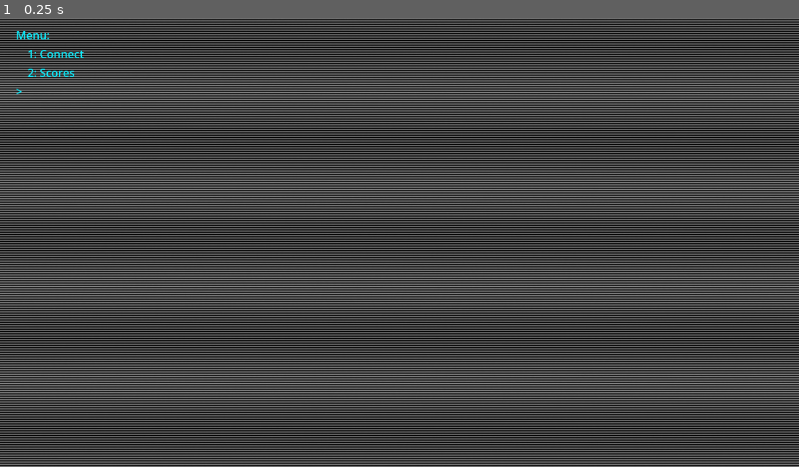
Above: before the commit, frame 1.
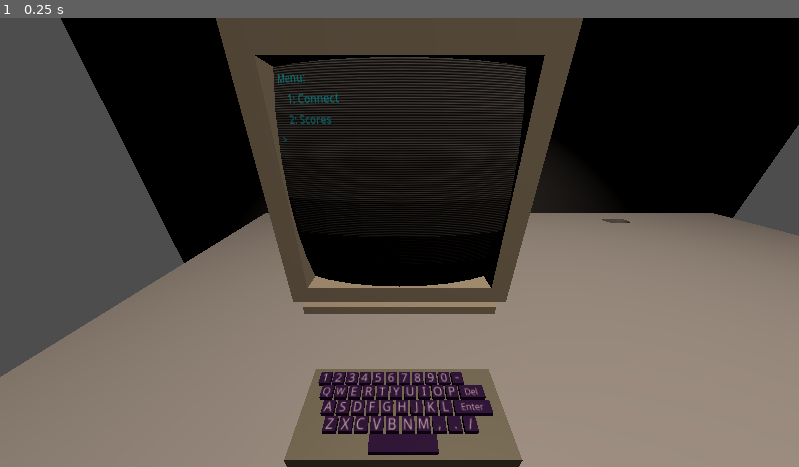
Above: after the commit, the same moment.

Repository: astnohk/LunarMouse3D
Game: Godot game, scene res://Levels/MainMenu/Menu3D.tscn
Same seed, same stepped clock (60 frames per second), same inputs: the game is played once before the commit and once after it. Before the commit the project starts from res://Menu.tscn.
Inputs:
- Up to frame 1 (0.25 s): no input

The runs differ from the first frame. In frame 1, 83% of the frame differs, in the area x 0-100%, y 0-100%.

Commit message:
Add Main Menu 3D.

Diff:
--- a/Menu.gd
+++ b/Levels/MainMenu/Menu.gd
@@ -4,14 +4,16 @@
 
 var lines = []
 var cursor_count: float = 0.0
+var input_buffer = ""
+
 
 # Called when the node enters the scene tree for the first time.
 func _ready():
 	new_line()
-	input_characters("Menu:\n")
-	input_characters("    1: Connect\n")
-	input_characters("    2: Scores\n")
-	input_characters("> ")
+	print_characters("Menu:\n")
+	print_characters("    1: Connect\n")
+	print_characters("    2: Scores\n")
+	print_characters("> ")
 
 # Called every frame. 'delta' is the elapsed time since the previous frame.
 func _process(delta):
@@ -25,9 +27,31 @@
 			else:
 				current_line.text += "_"
 
-func input_characters(string: String):
+func print_characters(string: String):
 	for i in range(len(string)):
 		_input_character(string[i])
+
+func input_character(character: String):
+	if character == "\n":
+		_execute(input_buffer)
+		# Reset `input_buffer`
+		input_buffer = ""
+	elif character == "\b":
+		input_buffer = input_buffer.substr(
+			0,
+			max(0, len(input_buffer) - 1))
+	else:
+		input_buffer += character
+	_input_character(character)
+
+func _execute(buffer: String):
+	for i in range(len(buffer)):
+		if buffer[i] == "1":
+			start_new_level()
+			break
+		elif buffer[i] == "2":
+			show_scores()
+			break
 
 func _input_character(character: String):
 	# Eliminate Cursor
@@ -62,11 +86,17 @@
 func _on_label_new_game_gui_input(event):
 	if event is InputEventMouseButton:
 		if event.pressed and event.button_index == MOUSE_BUTTON_LEFT:
-			# Start New Game
-			get_tree().change_scene_to_packed(next_scene)
+			start_new_level()
 
 func _on_label_scores_gui_input(event):
 	if event is InputEventMouseButton:
 		if event.pressed and event.button_index == MOUSE_BUTTON_LEFT:
 			# Show Scores
-			pass
+			show_scores()
+
+func start_new_level():
+	# Start New Game
+	get_tree().change_scene_to_packed(next_scene)
+
+func show_scores():
+	pass
--- a/Menu.tscn
+++ b/Levels/MainMenu/Menu.tscn
@@ -1,9 +1,9 @@
-[gd_scene load_steps=12 format=3 uid="uid://cdhomtkau3bme"]
+[gd_scene load_steps=10 format=3 uid="uid://cdhomtkau3bme"]
 
-[ext_resource type="Shader" path="res://Materials/S_MenuBackground.gdshader" id="1_60lxb"]
-[ext_resource type="Script" path="res://Menu.gd" id="1_xt257"]
-[ext_resource type="PackedScene" uid="uid://c4nf2lg2ejnsx" path="res://Levels/Level001.tscn" id="2_2svbg"]
-[ext_resource type="Script" path="res://MenuBackground.gd" id="2_lp8mt"]
+[ext_resource type="Script" path="res://Levels/MainMenu/Menu.gd" id="1_dgngp"]
+[ext_resource type="PackedScene" uid="uid://c4nf2lg2ejnsx" path="res://Levels/Level001.tscn" id="2_nubvb"]
+[ext_resource type="Shader" path="res://Materials/S_MenuBackground.gdshader" id="3_ls51f"]
+[ext_resource type="Script" path="res://Levels/MainMenu/MenuBackground.gd" id="4_x7ml1"]
 
 [sub_resource type="FastNoiseLite" id="FastNoiseLite_0wc13"]
 seed = 1
@@ -12,21 +12,12 @@
 [sub_resource type="NoiseTexture2D" id="NoiseTexture2D_hxhln"]
 noise = SubResource("FastNoiseLite_0wc13")
 
-[sub_resource type="FastNoiseLite" id="FastNoiseLite_vawpm"]
-seed = 13
-fractal_octaves = 6
-
-[sub_resource type="NoiseTexture2D" id="NoiseTexture2D_qrwhl"]
-noise = SubResource("FastNoiseLite_vawpm")
-
 [sub_resource type="ShaderMaterial" id="ShaderMaterial_i7tx3"]
-shader = ExtResource("1_60lxb")
+shader = ExtResource("3_ls51f")
 shader_parameter/offset = Vector2(0, 0)
 shader_parameter/noise_strength = 0.05
-shader_parameter/noise_lowfreq_strength = 0.05
 shader_parameter/brightness = 0.8
 shader_parameter/noise = SubResource("NoiseTexture2D_hxhln")
-shader_parameter/noise_lowfreq = SubResource("NoiseTexture2D_qrwhl")
 
 [sub_resource type="LabelSettings" id="LabelSettings_icwea"]
 font_size = 48
@@ -43,8 +34,8 @@
 anchor_bottom = 1.0
 grow_horizontal = 2
 grow_vertical = 2
-script = ExtResource("1_xt257")
-next_scene = ExtResource("2_2svbg")
+script = ExtResource("1_dgngp")
+next_scene = ExtResource("2_nubvb")
 
 [node name="Background" type="ColorRect" parent="."]
 material = SubResource("ShaderMaterial_i7tx3")
@@ -55,7 +46,7 @@
 grow_horizontal = 2
 grow_vertical = 2
 color = Color(0, 0, 0, 1)
-script = ExtResource("2_lp8mt")
+script = ExtResource("4_x7ml1")
 
 [node name="Shell" type="VBoxContainer" parent="."]
 layout_mode = 1
--- a/Menu3D.gd
+++ b/Levels/MainMenu/Menu3D.gd
@@ -40,11 +40,11 @@
 			get_node("Keyboard/KeySoundPlayer").play()
 			var screen: Control = get_node("SubViewport/Control")
 			if keyname == "Enter":
-				screen._input_character("\n")
+				screen.input_character("\n")
 			elif keyname == "Delete":
-				screen._input_character("\b")
+				screen.input_character("\b")
 			else:
-				screen._input_character(keyname)
+				screen.input_character(keyname)
 
 # Called every frame. 'delta' is the elapsed time since the previous frame.
 func _process(_delta):
--- a/Menu3D.tscn
+++ b/Levels/MainMenu/Menu3D.tscn
@@ -1,10 +1,10 @@
 [gd_scene load_steps=11 format=3 uid="uid://csd07mqkxxku3"]
 
-[ext_resource type="Script" path="res://Menu3D.gd" id="1_et0ad"]
+[ext_resource type="Script" path="res://Levels/MainMenu/Menu3D.gd" id="1_et0ad"]
 [ext_resource type="PackedScene" uid="uid://c5fr1stqyl6p0" path="res://Objects/PCDesk/PCDesk.glb" id="1_lvafn"]
 [ext_resource type="Material" uid="uid://c2em3mrm0cy1u" path="res://Materials/M_Concrete.tres" id="2_03fka"]
 [ext_resource type="PackedScene" uid="uid://bjx4rs6gdiep1" path="res://Objects/Monitor/Monitor.tscn" id="2_b4uki"]
-[ext_resource type="PackedScene" uid="uid://cdhomtkau3bme" path="res://Menu.tscn" id="4_bg2u2"]
+[ext_resource type="PackedScene" uid="uid://cdhomtkau3bme" path="res://Levels/MainMenu/Menu.tscn" id="4_bg2u2"]
 [ext_resource type="PackedScene" uid="uid://cjfx23honwhou" path="res://Objects/Keyboard/Keyboard.tscn" id="5_y0em7"]
 
 [sub_resource type="PlaneMesh" id="PlaneMesh_hlycc"]
--- a/Materials/S_MenuBackground.gdshader
+++ b/Materials/S_MenuBackground.gdshader
@@ -1,22 +1,16 @@
 shader_type canvas_item;
 
 uniform sampler2D noise : repeat_enable, filter_linear;
-uniform sampler2D noise_lowfreq : repeat_enable, filter_linear;
 uniform vec2 offset = vec2(0.0);
-uniform float noise_strength = 0.05;
-uniform float noise_lowfreq_strength = 0.05;
+uniform float noise_strength = 0.2;
 uniform float brightness = 0.8;
 
 void fragment()
 {
 	vec3 color = vec3(brightness) * (0.5 + 0.5 * sin(2.0 * PI * UV.y / SCREEN_PIXEL_SIZE.y * 0.3));
-	float lfnoise = texture(
-		noise_lowfreq,
-		vec2(0.1 * offset.x + (UV.x + UV.y / SCREEN_PIXEL_SIZE.y) * SCREEN_PIXEL_SIZE.y, 0.1 * offset.y)
-		).r;
 	COLOR = vec4(
-		(1.0 - noise_lowfreq_strength * lfnoise) * clamp(
-			color * (1.0 - noise_strength * texture(noise, UV + offset).r),
+		clamp(
+			color - noise_strength * texture(noise, UV + offset).rgb,
 			0.0,
 			1.0),
 		1.0);
--- a/S_MenuBackground.gdshader
+++ /dev/null
@@ -1,17 +0,0 @@
-shader_type canvas_item;
-
-uniform sampler2D noise : repeat_enable, filter_linear;
-uniform vec2 offset = vec2(0.0);
-uniform float noise_strength = 0.2;
-uniform float brightness = 0.8;
-
-void fragment()
-{
-	vec3 color = vec3(brightness) * (0.5 + 0.5 * sin(2.0 * PI * UV.y / SCREEN_PIXEL_SIZE.y * 0.3));
-	COLOR = vec4(
-		clamp(
-			color - noise_strength * texture(noise, UV + offset).rgb,
-			0.0,
-			1.0),
-		1.0);
-}
--- a/project.godot
+++ b/project.godot
@@ -11,7 +11,7 @@
 [application]
 
 config/name="LunarMouse3D"
-run/main_scene="res://Menu.tscn"
+run/main_scene="res://Levels/MainMenu/Menu3D.tscn"
 config/features=PackedStringArray("4.1", "Forward Plus")
 config/icon="res://icon.svg"
 
Renamed: MenuBackground.gd -> Levels/MainMenu/MenuBackground.gd
